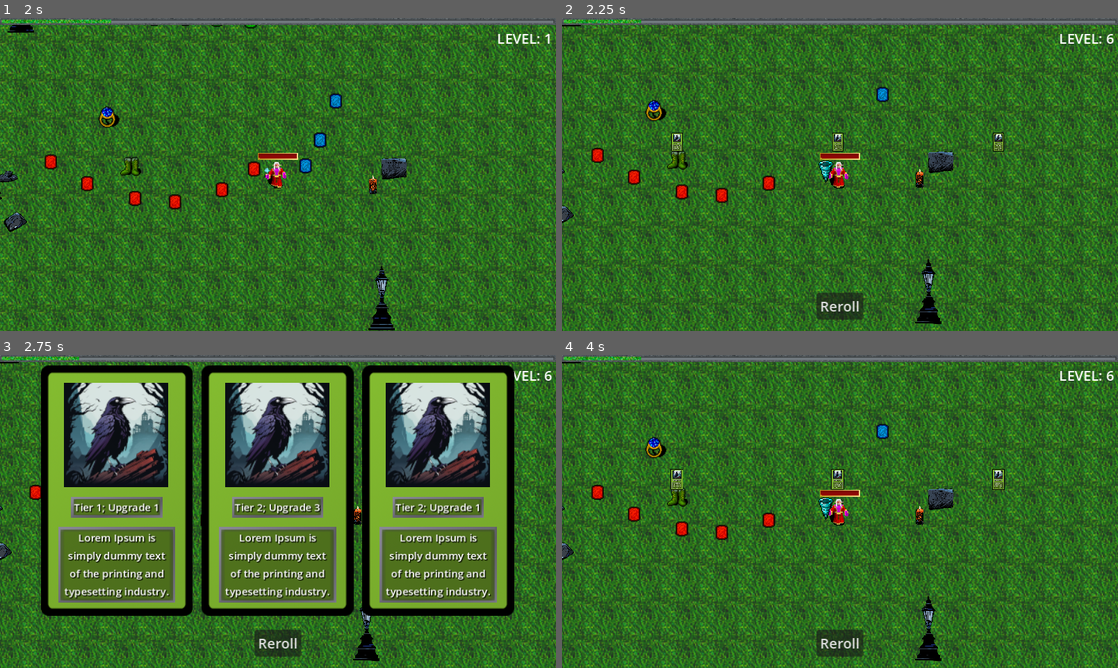
Above: before the commit, frames 1-4 (two rows, left to right).
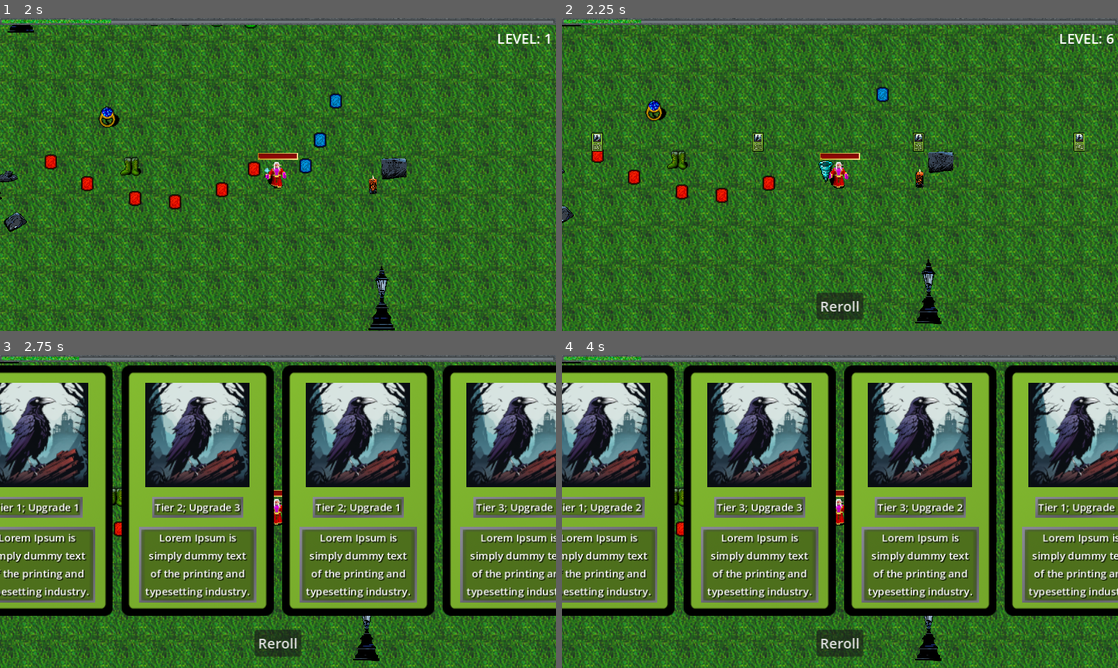
Above: after the commit, the same moments.

Repository: AGH-Code-Industry/monstrous-tide
Game: Godot game, scene res://Assets/World/world.tscn
Same seed, same stepped clock (60 frames per second), same inputs: the game is played once before the commit and once after it.
Inputs (mouse positions are in pixels of both pictures, inside the frame that each line leads up to):
- Up to frame 1 (2 s): tap Enter at 0.5 s; move the mouse to (400, 158) at 0.52 s; press the mouse at (400, 158) at 0.53 s; hold D (right) 0.53-1.28 s; move the mouse to (166, 190) at 1.27 s; release the mouse at (166, 190) at 1.28 s; hold S (down) from 1.28 s (still down); click (166, 190) at 1.35 s
- Up to frame 2 (2.25 s): move the mouse to (895, 105) at 2.02 s; release S (down) at 2.03 s; press the mouse at (895, 105) at 2.03 s; hold D (right) from 2.03 s (still down)
- Up to frame 3 (2.75 s): keep holding D (right)
- Up to frame 4 (4 s): release D (right) at 2.75 s; release the mouse at (895, 442) at 2.75 s; click "Reroll" at 2.75 s; tap Space (DEBUG_manual_heal) at 3.5 s; move the mouse to (678, 489) at 3.52 s; hold W (up) from 3.53 s (still down); click (678, 489) at 3.6 s

Frame 1 is identical in both runs. In frame 2, 0.8% of the frame differs, in the area x 5-94%, y 36-43%; in frame 3, 61%; in frame 4, 74%, in the area x 0-100%, y 3-84%.

Commit message:
making cards_to_draw_count more scalable

Diff:
--- a/Assets/Utility/UI/LvlUps/CardPopupMenu.gd
+++ b/Assets/Utility/UI/LvlUps/CardPopupMenu.gd
@@ -1,7 +1,7 @@
 extends CanvasLayer
 
 @onready var h_box_container = $MarginContainer/HBoxContainer
-@export var cards_to_draw_count = 3
+@export var cards_to_draw_count = 4
 var level_up_card = preload("res://Assets/Utility/UI/LvlUps/LvlUpCard.tscn")
 var WeaponManager: Node
 var current_upgrades
@@ -22,8 +22,6 @@
 		level_up_card_instance.get_node("%ItemDescription").text = str(upgrade.description)
 
 		h_box_container.add_child(level_up_card_instance)
-	print("All upgrades: " + str(len(WeaponManager.get_all_upgrades())))
-	print("Current upgrades: " + str(len(current_upgrades)))
 
 
 func remove_cards():
@@ -49,15 +47,8 @@
 
 func _on_button_pressed():
 	var upgrades_left_count = len(WeaponManager.get_all_upgrades()) - len(current_upgrades)
-	if upgrades_left_count < len(current_upgrades):
-		print(upgrades_left_count)
-		for i in range(len(current_upgrades) - upgrades_left_count):
-			print("Test")
-	match upgrades_left_count:
-		1:
-			current_upgrades.remove_at(len(current_upgrades)-1)
-			current_upgrades.remove_at(len(current_upgrades)-1)
-		2:
+	if !(upgrades_left_count > len(current_upgrades)):
+		while (len(current_upgrades) - upgrades_left_count):
 			current_upgrades.remove_at(len(current_upgrades)-1)
 	remove_cards()
 	create_cards(current_upgrades)
